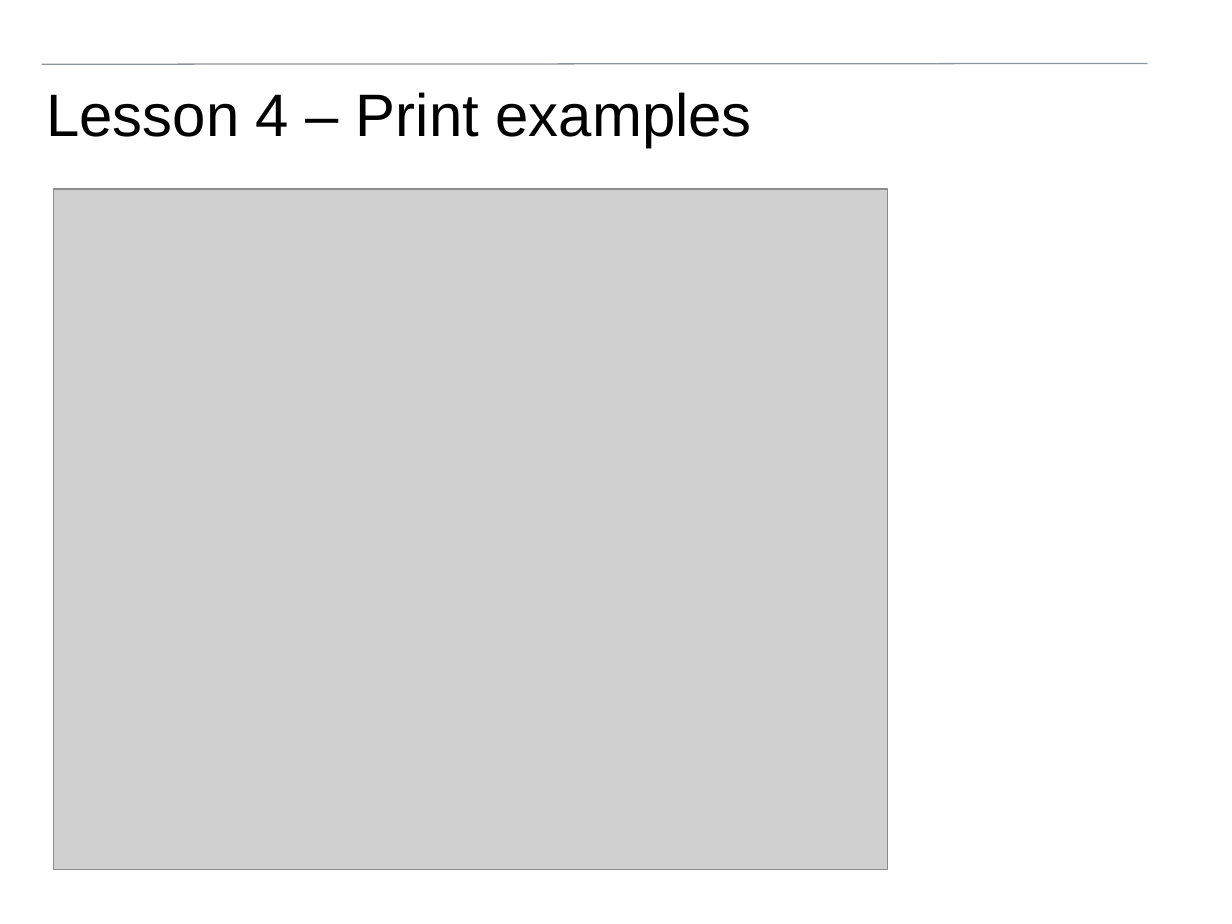
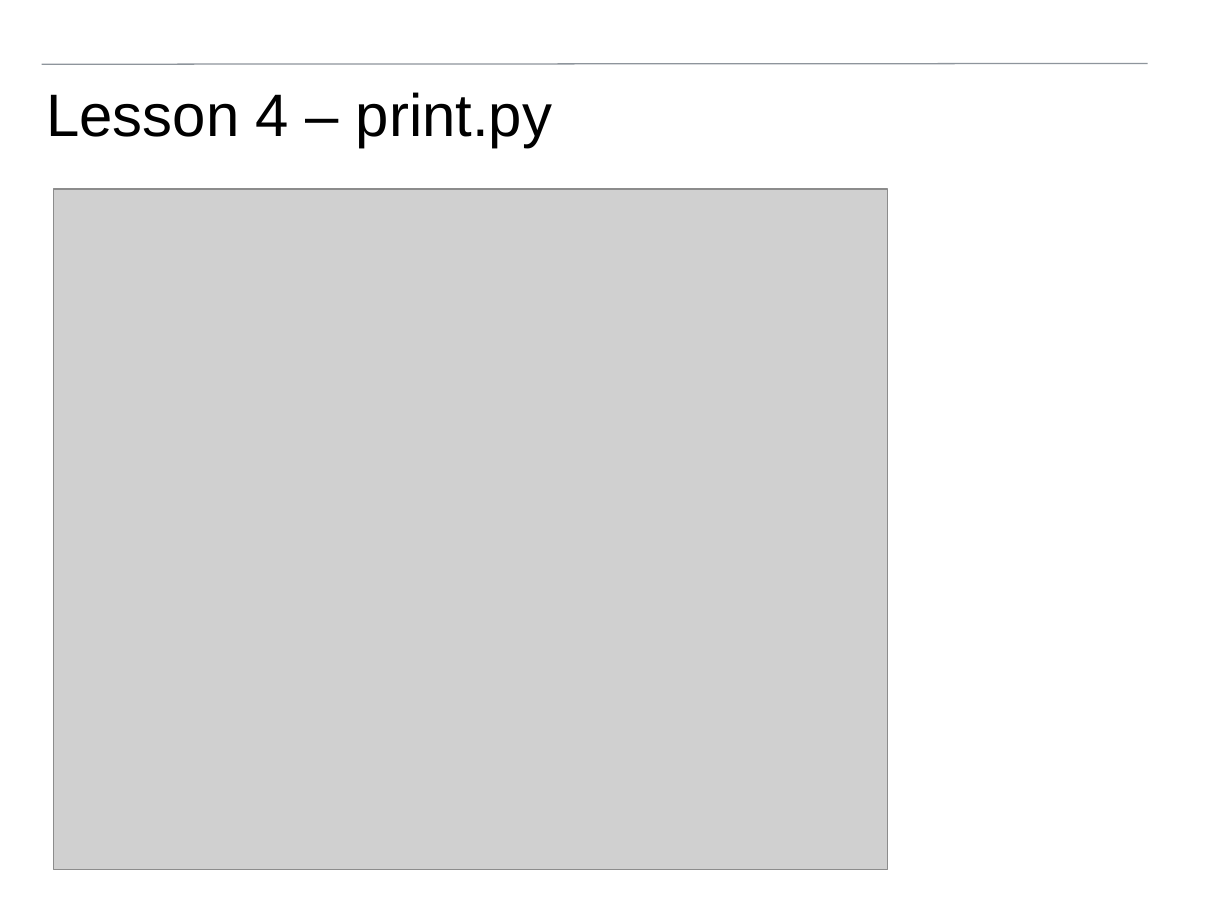
Before and after one commit to pfsmyth/Cambridge, a slide deck: slide 53 of lessons/Introduction to programming.pptx (slide 55 before the commit). Drawn at 1232x924 pixels with LibreOffice and Linux fonts; fonts in the diff are those of the drawing; grey boxes stand for pictures; background and template pictures are left out. Boxes give left, top, right and bottom in pixels: in the first picture for what was removed or moved away, otherwise in the second. Text is boxed around its words. In the diff, an @@ line names an element or a change of style, - is before the commit and + after.

```diff
--- a/lessons/Introduction to programming.pptx
+++ b/lessons/Introduction to programming.pptx
@@ title at <box>46,92,552,147</box>: text changed @@
-Lesson 4 – Print examples
+Lesson 4 – print.py
```
Also in this commit, not shown: 42 other slides changed, 2 slides removed, 2 other files.
